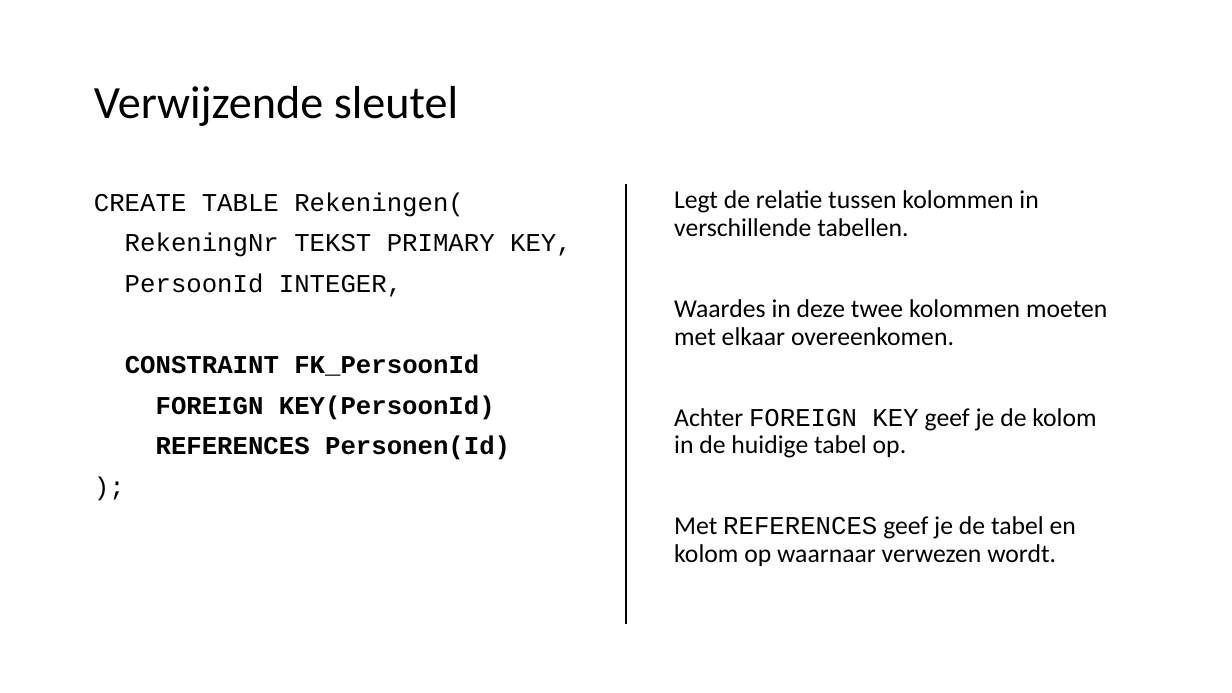
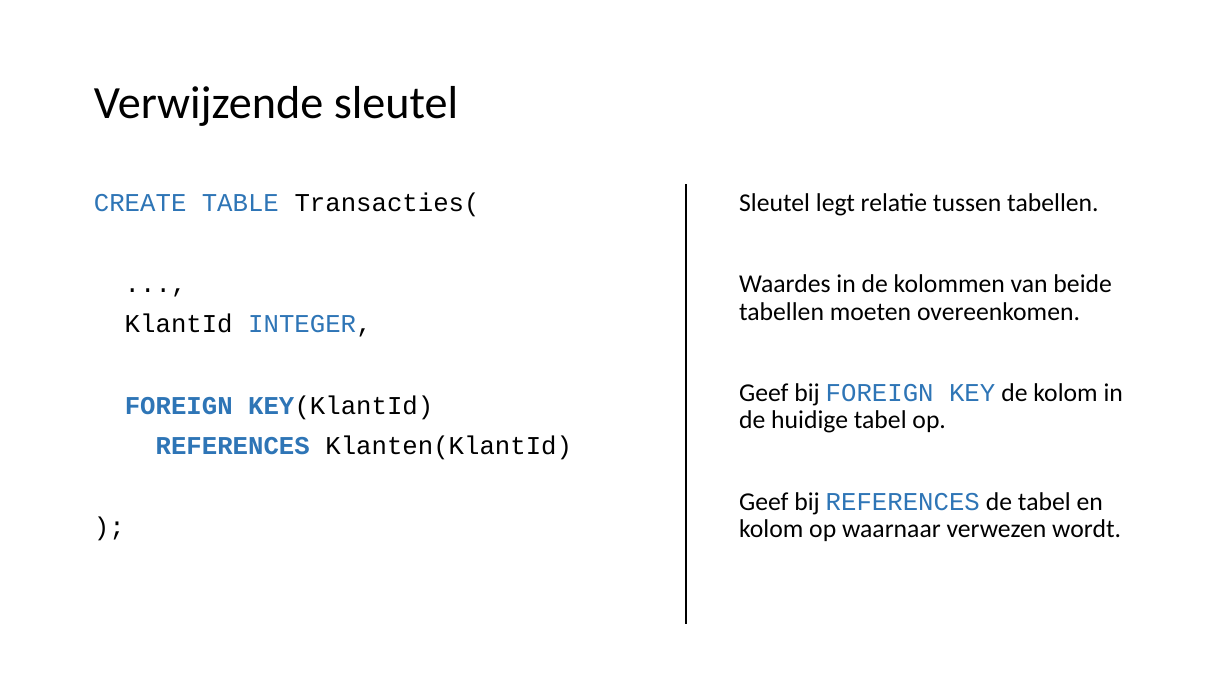
Before and after one commit to LFKoning/knowledge-sharing, a slide deck: slide 27 of sql_course/2_database_design/2_database_design.pptx (slide 29 before the commit). Drawn at 1232x693 pixels with LibreOffice and Linux fonts; fonts in the diff are those of the drawing. Boxes give left, top, right and bottom in pixels: in the first picture for what was removed or moved away, otherwise in the second. Text is boxed around its words. In the diff, an @@ line names an element or a change of style, - is before the commit and + after.

```diff
--- a/sql_course/2_database_design/2_database_design.pptx
+++ b/sql_course/2_database_design/2_database_design.pptx
@@ text at box(94, 192, 572, 460): text changed @@
-CREATE TABLE Rekeningen(
-RekeningNr TEKST PRIMARY KEY,
-PersoonId INTEGER,
-CONSTRAINT FK_PersoonId
-FOREIGN KEY(PersoonId)
-REFERENCES Personen(Id)
+CREATE TABLE Transacties(
+...,
+KlantId INTEGER,
+FOREIGN KEY(KlantId)
+REFERENCES Klanten(KlantId)
@@ line moved from (627, 185) - (627, 625) to (687, 185) - (687, 625) @@
@@ text at box(739, 193, 1123, 541): text changed @@
-Legt de relatie tussen kolommen in verschillende tabellen.
-Waardes in deze twee kolommen moeten met elkaar overeenkomen.
-Achter FOREIGN KEY geef je de kolom in de huidige tabel op.
-Met REFERENCES geef je de tabel en kolom op waarnaar verwezen wordt.
+Sleutel legt relatie tussen tabellen.
+Waardes in de kolommen van beide tabellen moeten overeenkomen.
+Geef bij FOREIGN KEY de kolom in de huidige tabel op.
+Geef bij REFERENCES de tabel en kolom op waarnaar verwezen wordt.
```
Also in this commit, not shown: 17 other slides changed, 14 slides added, 2 slides removed.
